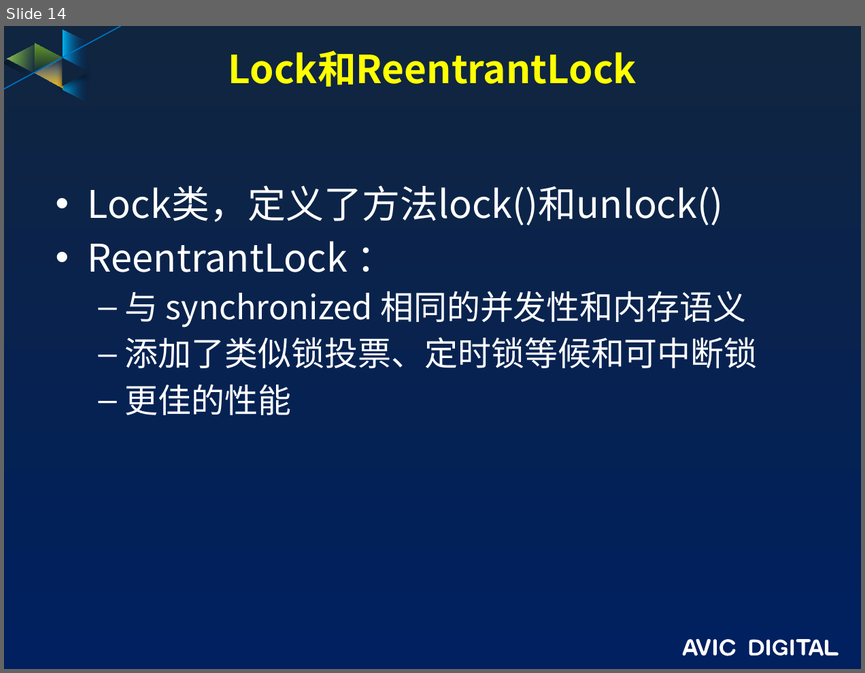
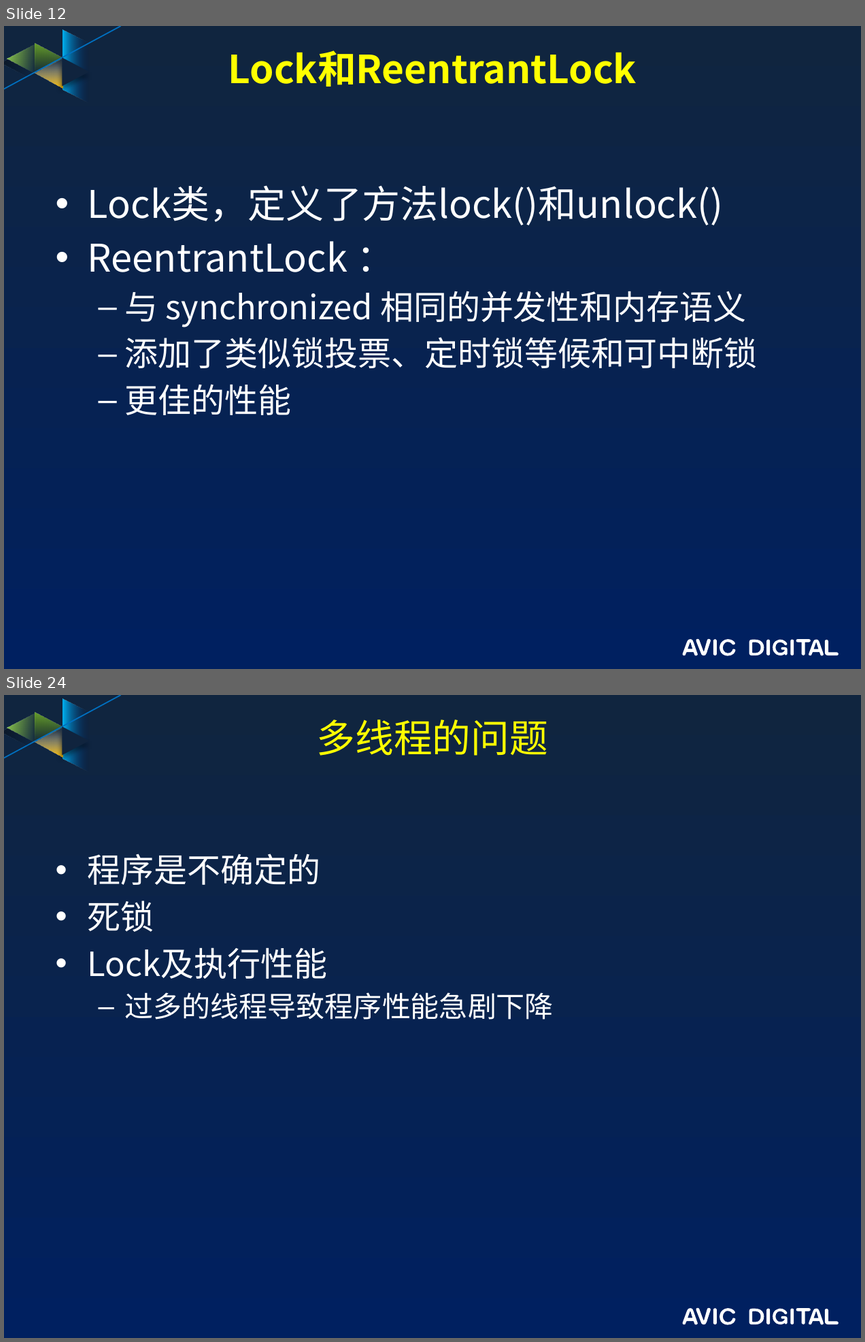
Before and after one commit to guofengzh/java-way, a slide deck: java/docs/13.java-线程.pptx. Shown one above the other, each under a label of ours: slide 14 before the commit, slides 12 and 24 after it; the slides between them are not shown. The pictures are 865x673 and 865x1342 pixels, drawn with LibreOffice and Linux fonts; fonts in the diff are those of the drawing; background and template pictures are left out. Boxes give left, top, right and bottom in pixels: in the first picture for what was removed or moved away, otherwise in the second. Text is boxed around its words. In the diff, an @@ line names an element or a change of style, - is before the commit and + after.

```diff
--- a/java/docs/13.java-线程.pptx
+++ b/java/docs/13.java-线程.pptx
@@ slide 24 added at (x1=4, y1=695, x2=861, y2=1338), background gradient #10253F to #002060; not listed: 17 template elements that a slide beside it also shows @@
@@ title added at (x1=317, y1=719, x2=548, y2=756), 32.4 pt, text #FFFF00 @@
+多线程的问题
@@ text added at (x1=88, y1=853, x2=553, y2=1019), 28 pt, text #FFFFFF @@
+• 程序是不确定的
+• 死锁
+• Lock及执行性能
+  – 过多的线程导致程序性能急剧下降
@@ what was slide 14 is now slide 12 @@
```
Also in this commit, not shown: 1 slide changed, 14 other slides added, 5 slides removed.
